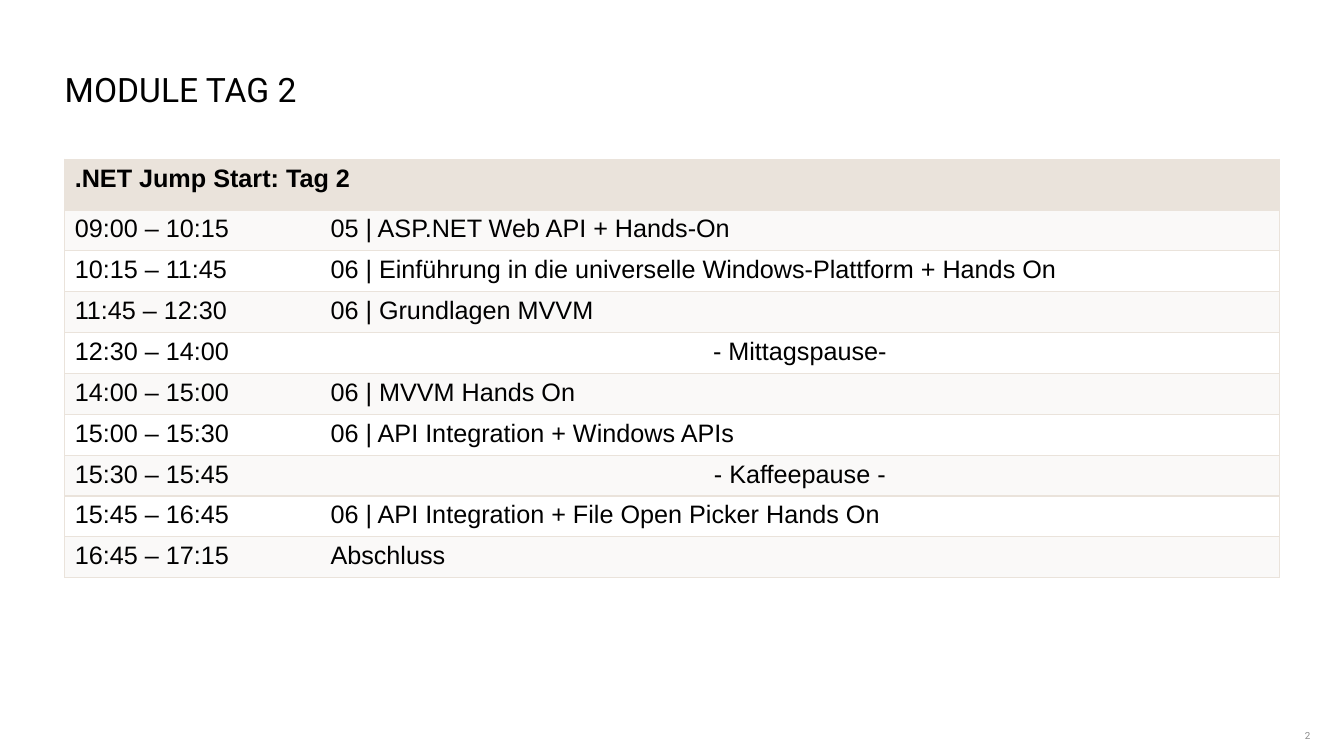
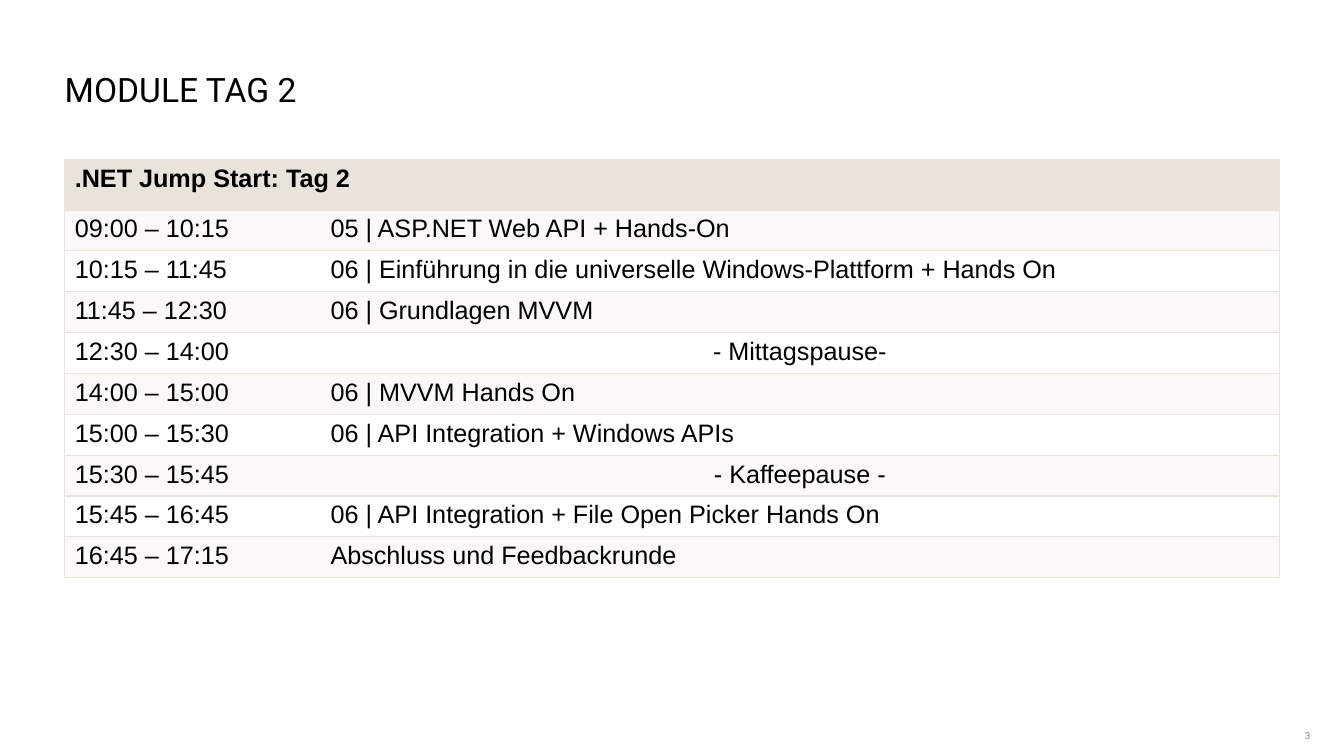
Before and after one commit to danielbeckmann/DotNETJumpStart, a slide deck: slide 3 of 05. ASP.NET Web API/Entwicklung einer Schnittstelle mit ASP.NET Web API.pptx (slide 2 before the commit). Drawn at 1344x756 pixels with LibreOffice and Linux fonts; fonts in the diff are those of the drawing; background and template pictures are left out. Boxes give left, top, right and bottom in pixels: in the first picture for what was removed or moved away, otherwise in the second. Text is boxed around its words. In the diff, an @@ line names an element or a change of style, - is before the commit and + after.

Commit message:
Modified Presentations and md

```diff
--- a/05. ASP.NET Web API/Entwicklung einer Schnittstelle mit ASP.NET Web API.pptx
+++ b/05. ASP.NET Web API/Entwicklung einer Schnittstelle mit ASP.NET Web API.pptx
@@ table at <box>65,159,1279,588</box> @@
-row 10, column 2: Abschluss
+row 10, column 2: Abschluss und Feedbackrunde
```
Also in this commit, not shown: 4 other files.
